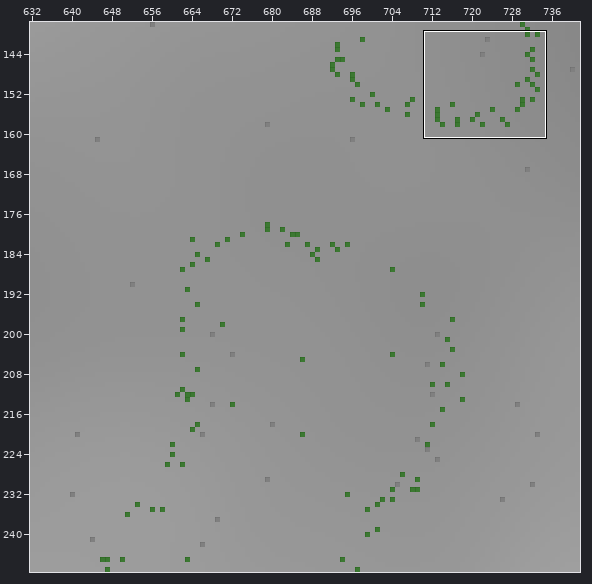
Tiled map, stored at content/core/maps/karhumaki.tmx. The first picture is a wide view before the edit; the outline marks the close-up.
Close-up. Before the edit:
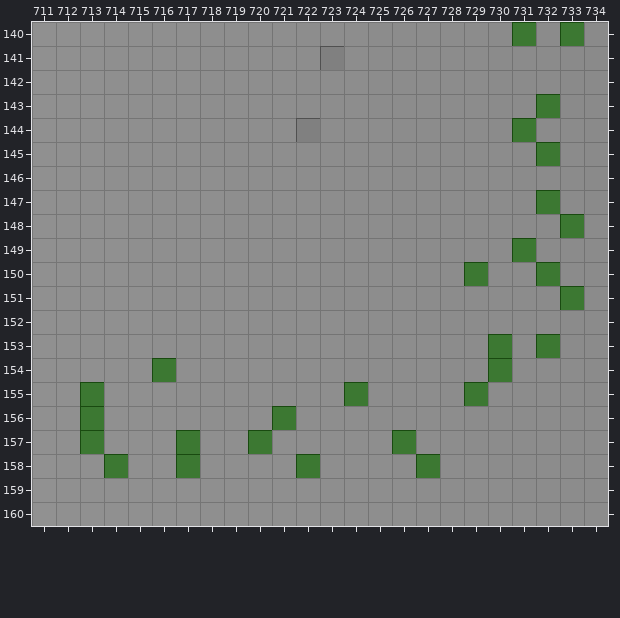
Cells are 16x16 px. Shown: x 711..734, y 140..160. The commit also changed other parts of the map, which this record leaves out.
The result:
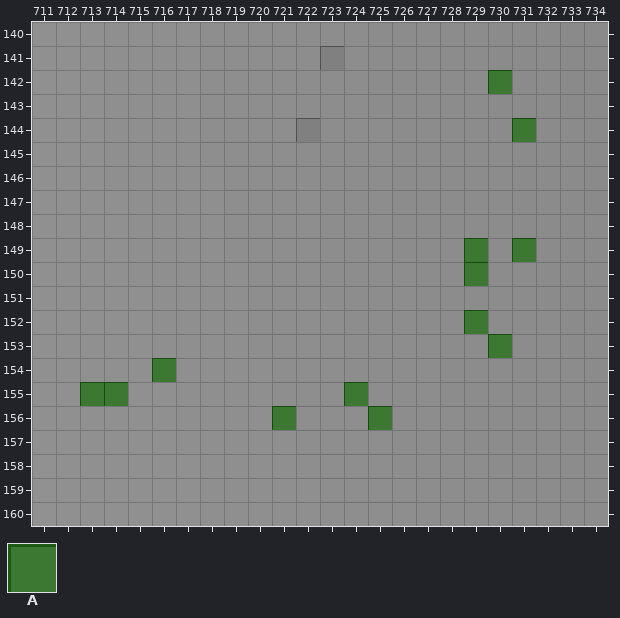
Key: from "obstacles": A 1.
_ is an empty cell, . an unchanged one.
Changes in this commit:
--- layer "obstacles"
@@ x 731..733 @@
-140 A.A
+140 _._
@@ x 730..732 @@
-142 _..
-143 ..A
+142 A..
+143 .._
@@ x 732..732 @@
-145 A
+145 _
@@ x 713..733 @@
-147 ...................A.
-148 ....................A
-149 ................_....
-150 ...................A.
-151 ....................A
-152 ................_....
-153 ...................A.
-154 .................A...
-155 ._..............A....
-156 A..........._........
-157 A...A..A.....A.......
-158 .A..A....A....A......
+147 ..................._.
+148 ...................._
+149 ................A....
+150 ..................._.
+151 ...................._
+152 ................A....
+153 ..................._.
+154 ................._...
+155 .A.............._....
+156 _...........A........
+157 _..._.._....._.......
+158 ._.._...._...._......
